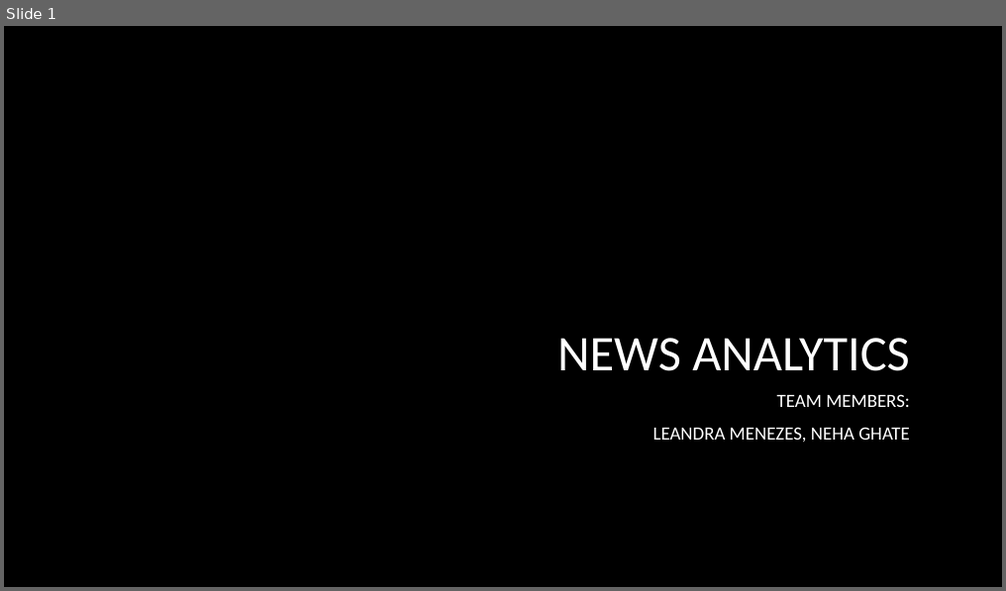
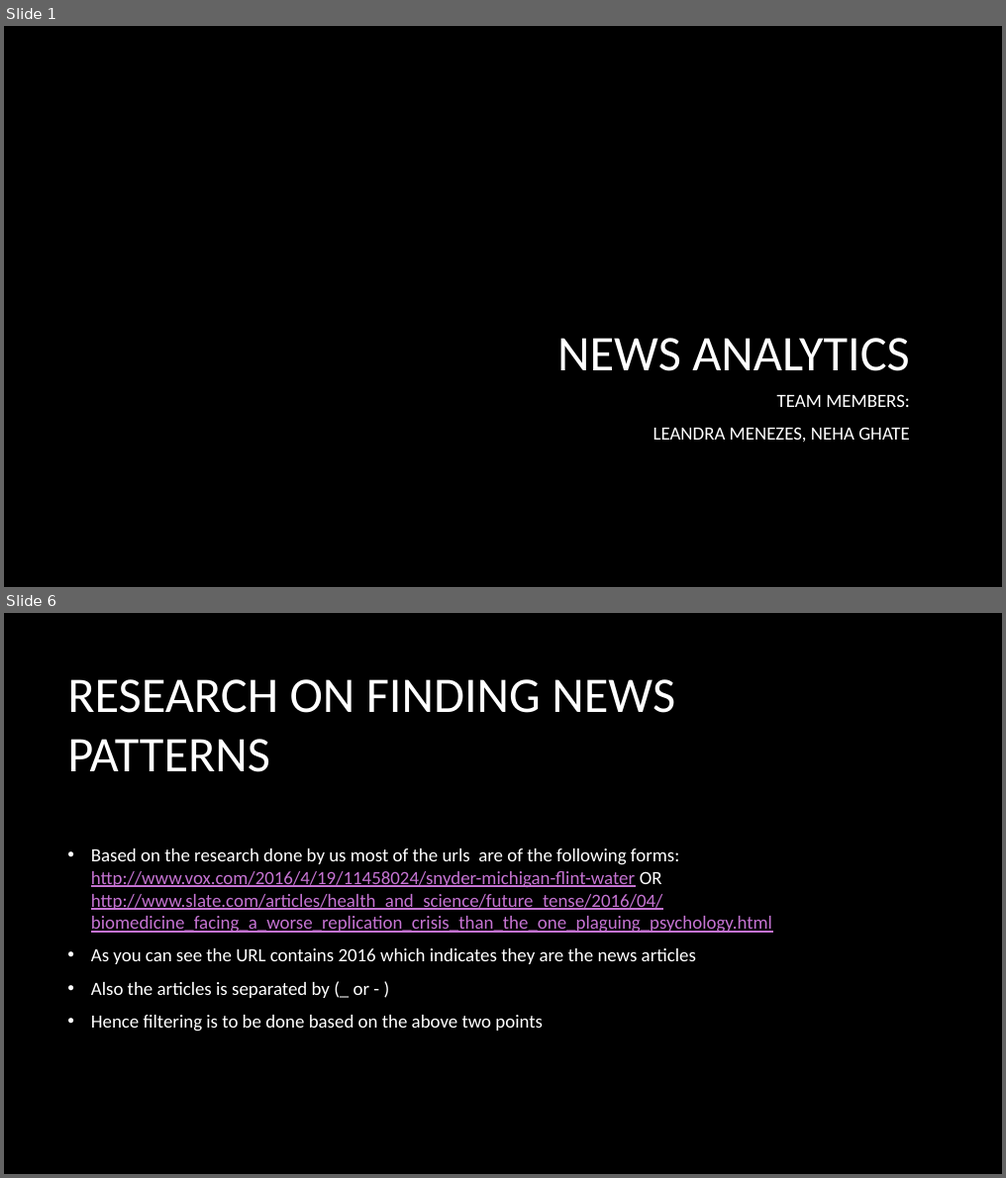
Before and after one commit to Nehaghate285/NewsAnalytics, a slide deck: News Analytics.pptx. Shown one above the other, each under a label of ours: slide 1 before the commit, slides 1 and 6 after it; the slides between them are not shown. The pictures are 1006x591 and 1006x1178 pixels, drawn with LibreOffice and Linux fonts; fonts in the diff are those of the drawing; background and template pictures are left out. Boxes give left, top, right and bottom in pixels: in the first picture for what was removed or moved away, otherwise in the second. Text is boxed around its words. In the diff, an @@ line names an element or a change of style, - is before the commit and + after.

```diff
--- a/News Analytics.pptx
+++ b/News Analytics.pptx
@@ slide 6 added at [4,613,1002,1174], background picture (left out) @@
@@ title added at [67,679,675,772], 48 pt, text #FFFFFF @@
+RESEARCH ON FINDING NEWS PATTERNS
@@ text added at [91,849,772,1032], 18 pt, text #C573D2, underline @@
+• Based on the research done by us most of the urls are of the following forms:
+  http://www.vox.com/2016/4/19/11458024/snyder-michigan-flint-water OR
+  http://www.slate.com/articles/health_and_science/future_tense/2016/04/biomedicine_facing_a_worse_replication_crisis_than_the_one_plaguing_psychology.html
+• As you can see the URL contains 2016 which indicates they are the news articles
+• Also the articles is separated by (_ or - )
+• Hence filtering is to be done based on the above two points
```
Also in this commit, not shown: 6 slides changed, 8 other slides added.
